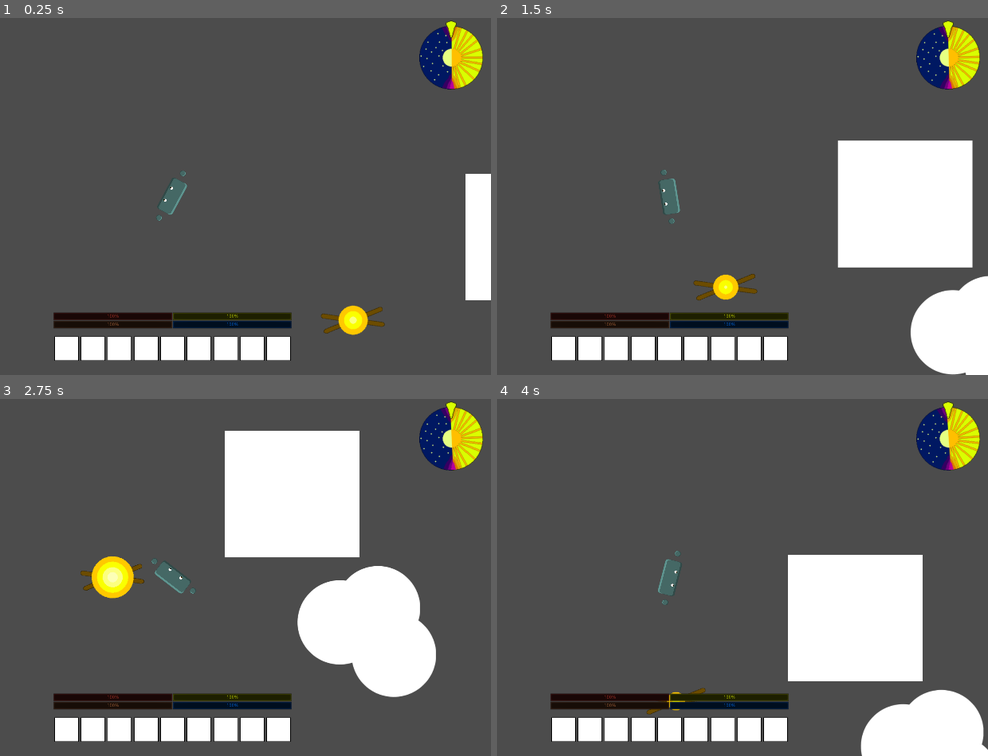
Above: before the commit, frames 1-4 (two rows, left to right).
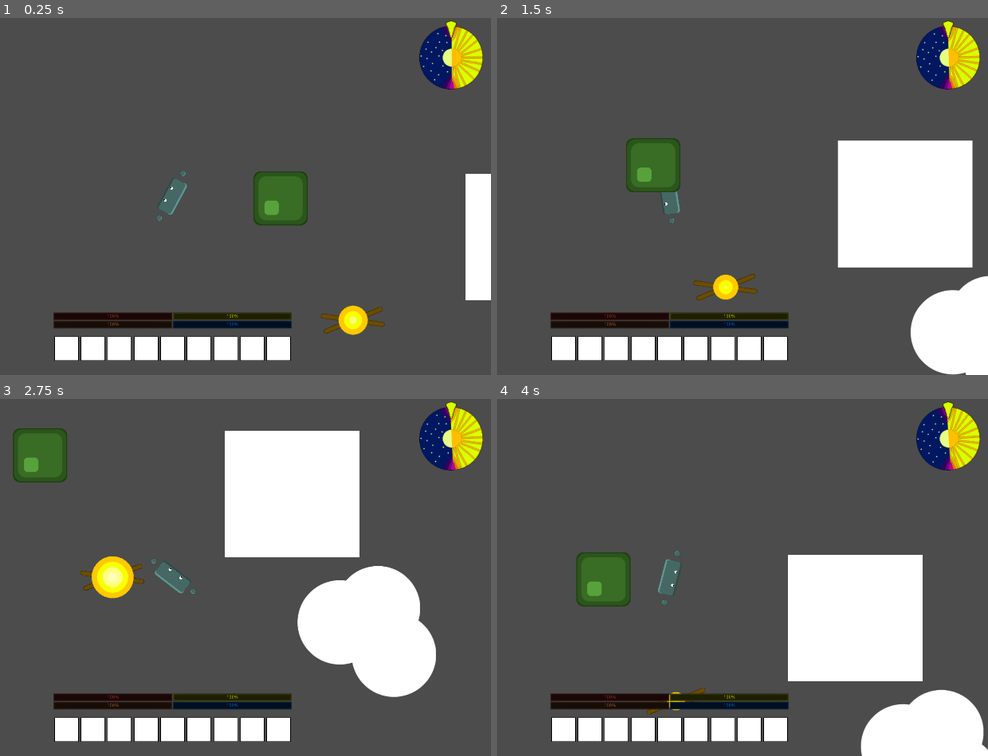
Above: after the commit, the same moments.

Repository: ZacharyLawrence13/HungarioGODOT
Game: Godot game, scene res://Main.tscn
Same seed, same stepped clock (60 frames per second), same inputs: the game is played once before the commit and once after it.
Inputs (mouse positions are in pixels of both pictures, inside the frame that each line leads up to):
- Up to frame 1 (0.25 s): no input
- Up to frame 2 (1.5 s): move the mouse to (811, 178) at 0.52 s; hold Right (ui_right) 0.53-1.28 s; tap Space (ui_select) at 0.77 s; move the mouse to (541, 214) at 1.27 s; hold Down (ui_down) from 1.28 s (still down)
- Up to frame 3 (2.75 s): tap Space (ui_select) at 1.52 s; move the mouse to (235, 498) at 2.02 s; release Down (ui_down) at 2.03 s; hold Right (ui_right) from 2.03 s (still down)
- Up to frame 4 (4 s): move the mouse to (639, 648) at 2.77 s; release Right (ui_right) at 2.78 s; hold Up (ui_up) 2.78-3.53 s; tap Space (ui_select) at 3.02, 3.77 s; move the mouse to (860, 631) at 3.52 s; hold Left (ui_left) from 3.53 s (still down)

The runs differ from the first frame. In frame 1, 1.6% of the frame differs, in the area x 51-63%, y 42-59%; in frame 2, 1.7%; in frame 3, 1.7%; in frame 4, 1.7%, in the area x 16-28%, y 42-59%.

Commit message:
Added tree1
Work in progress

Diff:
--- a/Main.tscn
+++ b/Main.tscn
@@ -6,8 +6,9 @@
 [ext_resource path="res://Lake.tscn" type="PackedScene" id=4]
 [ext_resource path="res://Player.tscn" type="PackedScene" id=5]
 [ext_resource path="res://HUD.tscn" type="PackedScene" id=6]
+[ext_resource path="res://Tree1.tscn" type="PackedScene" id=7]
 
-[node name="Main" type="Node" index="0"]
+[node name="Main" type="Node"]
 
 script = ExtResource( 1 )
 day = true
@@ -44,6 +45,10 @@
 one_shot = false
 autostart = true
 
+[node name="Tree1" parent="." index="6" instance=ExtResource( 7 )]
+
+position = Vector2( 425.643, 105.485 )
+
 [connection signal="area_entered" from="Player" to="." method="_on_Player_area_entered"]
 
 [connection signal="area_exited" from="Player" to="." method="_on_Player_area_exited"]
--- a/Player.tscn
+++ b/Player.tscn
@@ -52,7 +52,7 @@
 custom_solver_bias = 0.0
 extents = Vector2( 71.1106, 32.4032 )
 
-[node name="Player" type="Area2D" groups=[
+[node name="Player" type="Area2D" index="0" groups=[
 "player",
 ]]
 
@@ -86,7 +86,7 @@
 
 frames = SubResource( 1 )
 animation = "idle"
-frame = 9
+frame = 11
 playing = true
 
 [node name="CollisionShape2D" type="CollisionShape2D" parent="." index="1"]
--- /dev/null
+++ b/Tree1.tscn
@@ -0,0 +1,28 @@
+[gd_scene load_steps=3 format=2]
+
+[ext_resource path="res://Assets/Trees/Small Trees/Small-Tree-Sprites_01.png" type="Texture" id=1]
+
+[sub_resource type="RectangleShape2D" id=1]
+
+custom_solver_bias = 0.0
+extents = Vector2( 34.8164, 34.87 )
+
+[node name="Tree1" type="Area2D"]
+
+scale = Vector2( 1.5, 1.5 )
+input_pickable = true
+gravity_vec = Vector2( 0, 1 )
+gravity = 98.0
+linear_damp = 0.1
+angular_damp = 1.0
+audio_bus_override = false
+audio_bus_name = "Master"
+_sections_unfolded = [ "Transform" ]
+
+[node name="Sprite" type="Sprite" parent="." index="0"]
+
+texture = ExtResource( 1 )
+
+[node name="CollisionShape2D" type="CollisionShape2D" parent="." index="1"]
+
+shape = SubResource( 1 )
Not shown: 1 places in Main.tscn that only renumber resources
